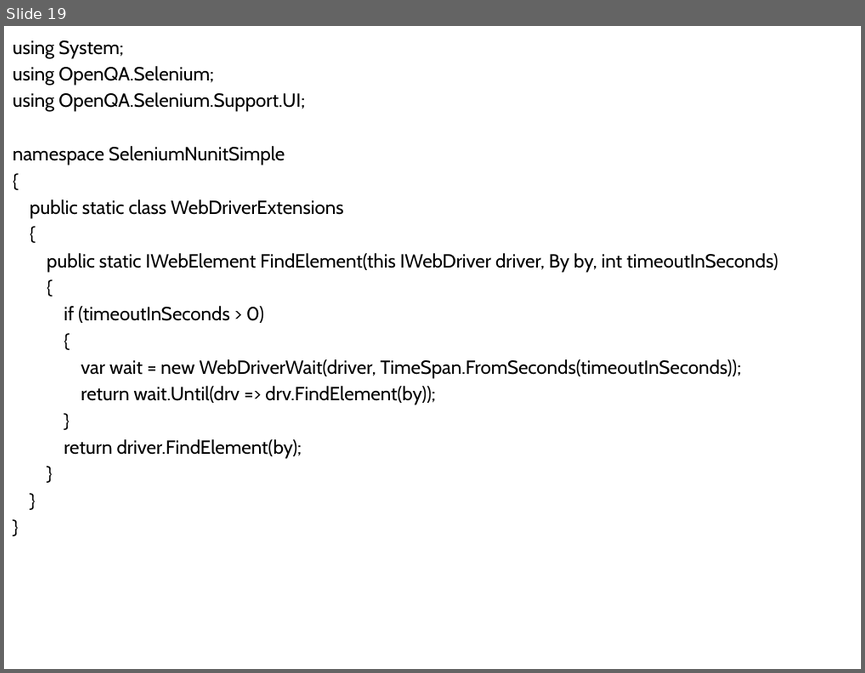
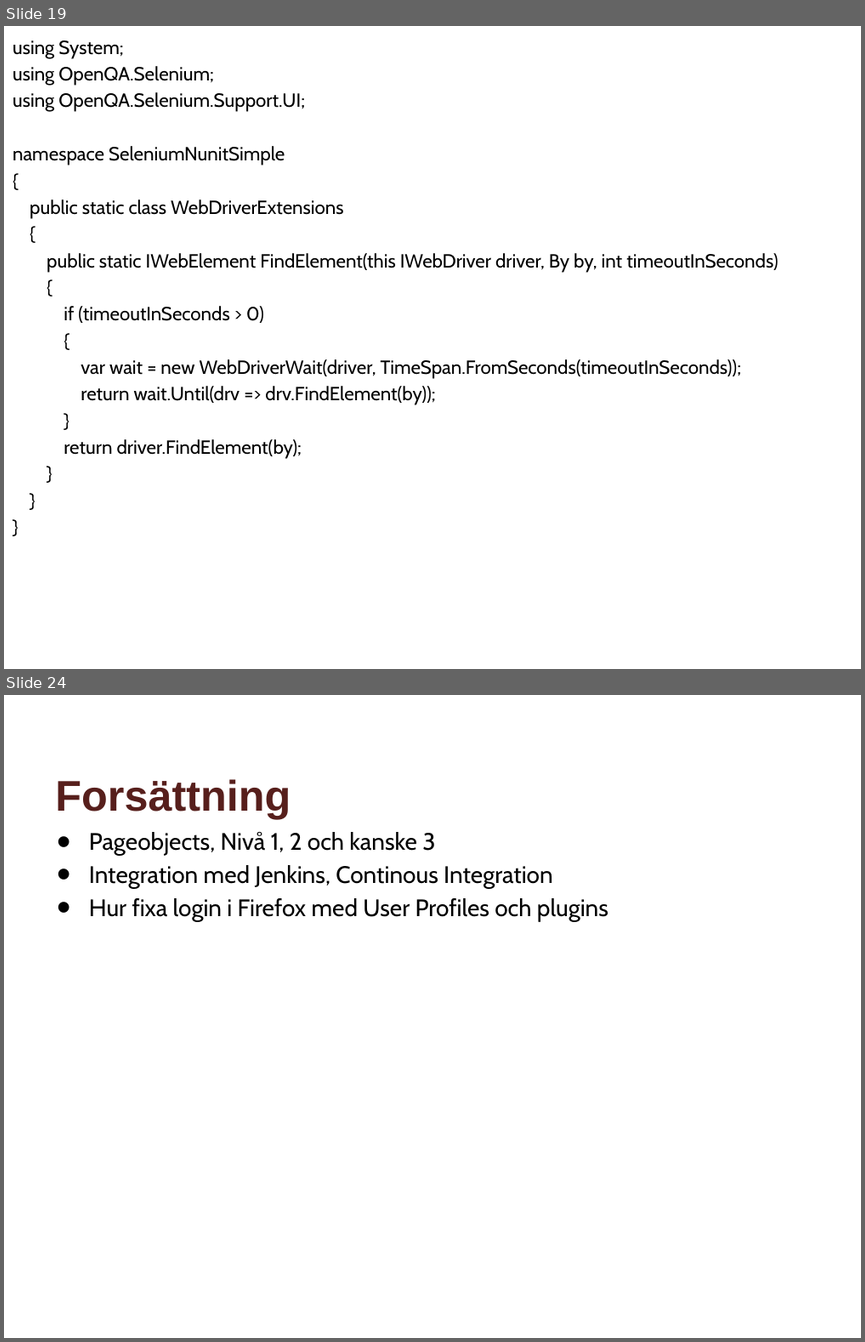
Before and after one commit to andekd/Webdriver-in-VS2015, a slide deck: Selenium_VS2015_Bas.pptx. Shown one above the other, each under a label of ours: slide 19 before the commit, slides 19 and 24 after it; the slides between them are not shown. The pictures are 865x673 and 865x1342 pixels, drawn with LibreOffice and Linux fonts; fonts in the diff are those of the drawing; background and template pictures are left out. Boxes give left, top, right and bottom in pixels: in the first picture for what was removed or moved away, otherwise in the second. Text is boxed around its words. In the diff, an @@ line names an element or a change of style, - is before the commit and + after.

```diff
--- a/Selenium_VS2015_Bas.pptx
+++ b/Selenium_VS2015_Bas.pptx
@@ slide 24 added at (x1=4, y1=695, x2=861, y2=1338), background #FFFFFF @@
@@ title added at (x1=55, y1=779, x2=290, y2=818), 36 pt, text #571F1C, bold @@
+Forsättning
@@ text added at (x1=89, y1=832, x2=608, y2=921), 20 pt, text #000000 @@
+• Pageobjects, Nivå 1, 2 och kanske 3
+• Integration med Jenkins, Continous Integration
+• Hur fixa login i Firefox med User Profiles och plugins
```
Also in this commit, not shown: 1 slide changed, 4 other slides added, 6 other files.
